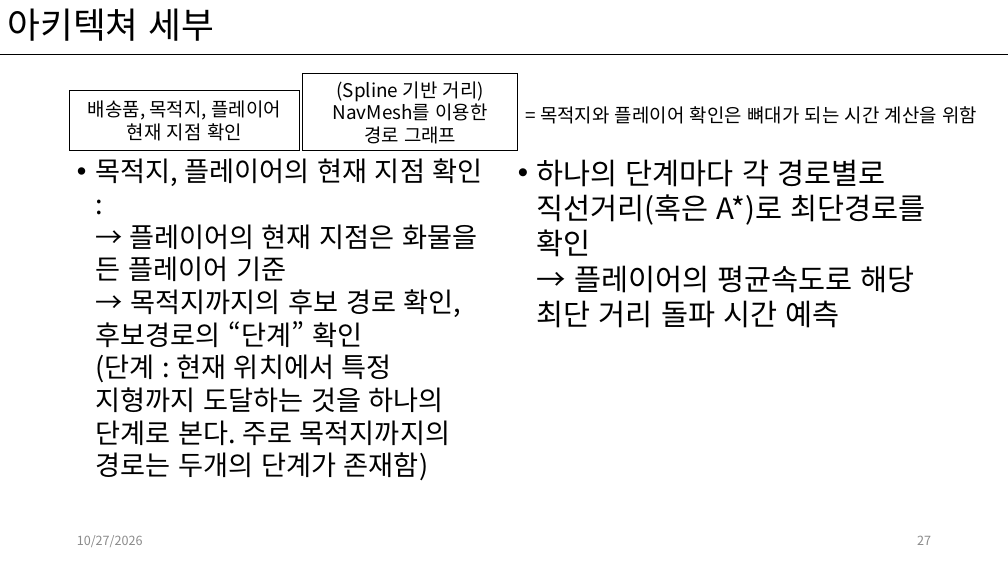
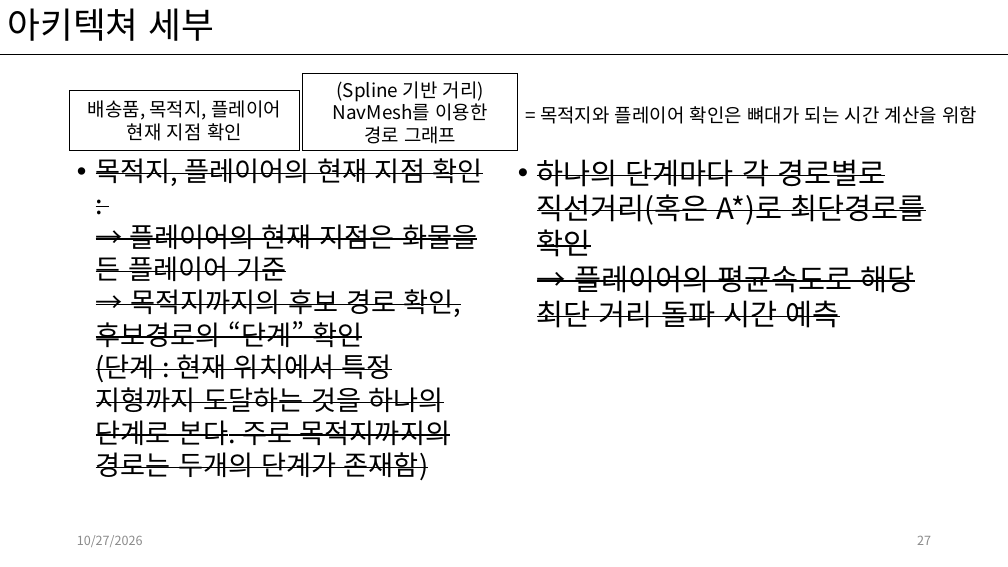
Before and after one commit to kwakyerin/2026_Graduation_Project, a slide deck: slide 27 of documents/HyunahKwon/design/designing/for_teammates/배트와 달트_기획.pptx. Drawn at 1008x567 pixels with LibreOffice and Linux fonts; fonts in the diff are those of the drawing. Boxes give left, top, right and bottom in pixels: in the first picture for what was removed or moved away, otherwise in the second. Text is boxed around its words. In the diff, an @@ line names an element or a change of style, - is before the commit and + after.

Commit message:
경로 지형 반영 아키텍쳐 세부 진행중

```diff
--- a/documents/HyunahKwon/design/designing/for_teammates/배트와 달트_기획.pptx
+++ b/documents/HyunahKwon/design/designing/for_teammates/배트와 달트_기획.pptx
@@ text "목적지, 플레이어의 현재 지점 확인 ..." at [96,158,483,481]: strikethrough on @@
@@ text "하나의 단계마다 각 경로별로 직선거리(혹은 ..." at [537,159,926,328]: strikethrough on @@
```
Also in this commit, not shown: 4 other slides changed, 5 slides added, 1 other file.
